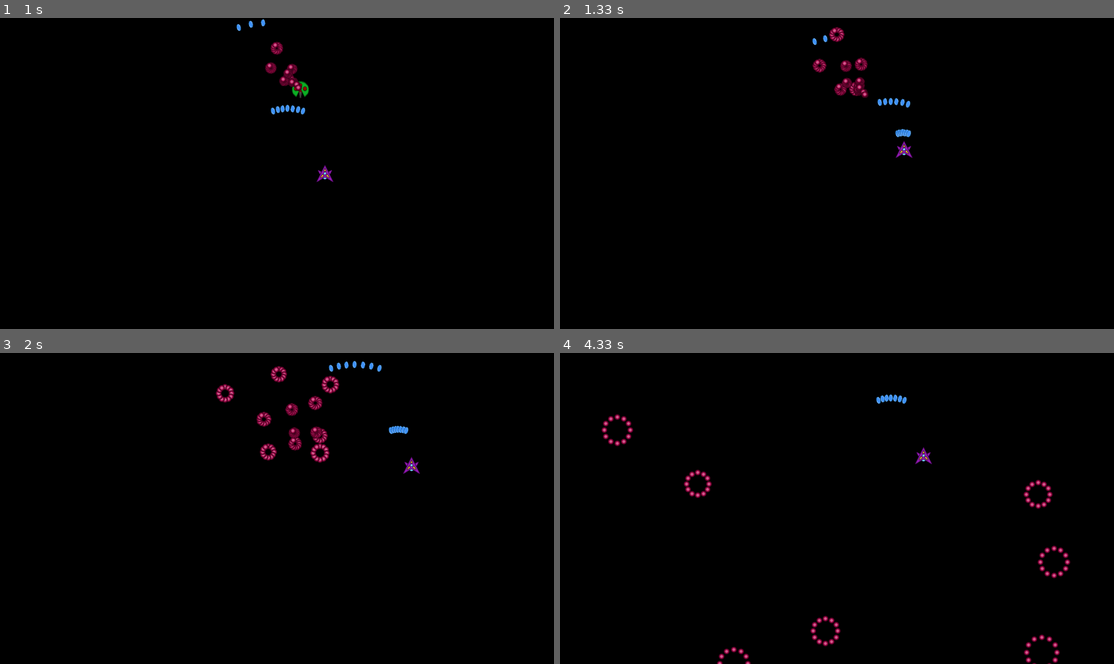
Above: before the commit, frames 1-4 (two rows, left to right).
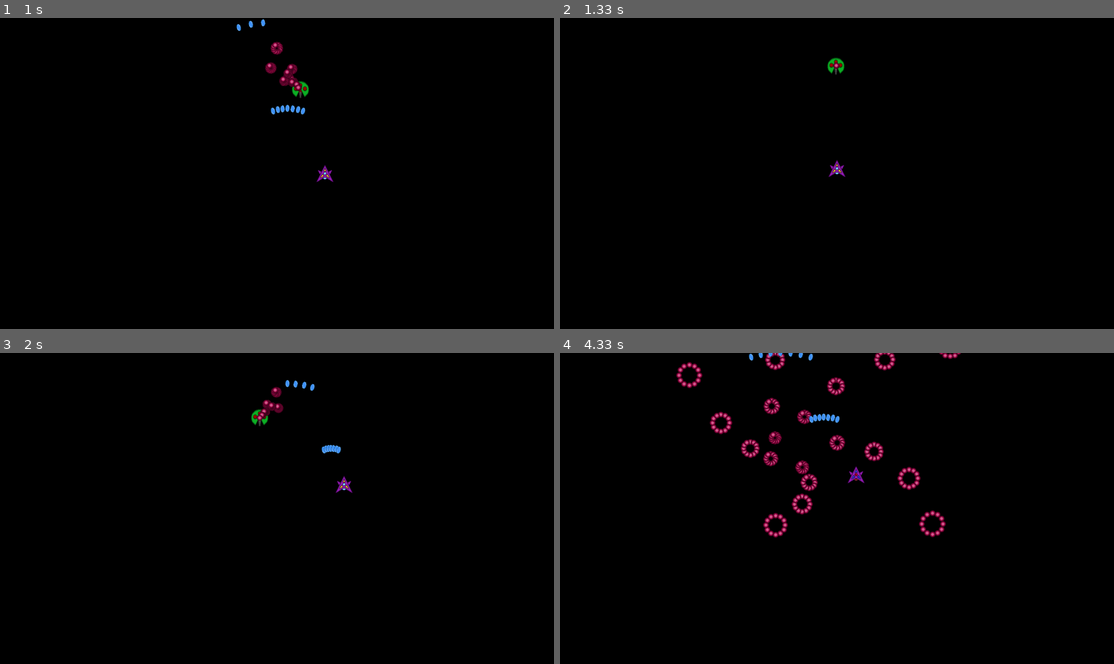
Above: after the commit, the same moments.

Repository: brendan-silva/Cosmic-bullet
Game: pygame game, started from test_level.py
Same seed, same stepped clock (60 frames per second), same inputs: the game is played once before the commit and once after it.
Inputs:
- Up to frame 1 (1 s): tap Z at 0.33, 0.73 s; hold Right from 0.67 s (still down)
- Up to frame 2 (1.33 s): tap Z at 1.03, 1.23 s; release Right at 1.13 s; hold Up from 1.17 s (still down)
- Up to frame 3 (2 s): release Up at 1.47 s; hold Right 1.5-1.97 s; tap Z at 1.57, 1.87 s
- Up to frame 4 (4.33 s): hold Left 2-2.53 s; tap Z at 2.07, 2.37, 2.63, 2.97, 3.27, 3.4, 3.8, 4.1 s; hold Down 2.57-2.87 s; hold Left 2.9-3.3 s; hold Up 3.33-3.7 s; hold Right from 3.73 s (still down)

Frame 1 is identical in both runs. In frame 2, 1.1% of the frame differs, in the area x 45-64%, y 2-52%; in frame 3, 1.9%; in frame 4, 4.1%, in the area x 7-93%, y 0-100%.

Commit message:
barebones implementation of seen transition and basic Test example

Diff:
--- a/engine.py
+++ b/engine.py
@@ -13,6 +13,7 @@
 scene_lib = {
 
     }
+scene_change = None
 loaded_scene = None
 
 
@@ -412,9 +413,12 @@
     loaded_scene.spawn(game_object)
 
 
-def main(loading: Scene):
+def main(loading:str,lib:dict):
     global loaded_scene
-    loaded_scene = loading
+    global scene_lib
+    global scene_change
+    scene_lib = lib
+    loaded_scene = scene_lib[loading]
     delta_time: float = 0
     fps = 60
     pygame.init()
@@ -450,6 +454,17 @@
                 del loaded_scene.objects[i]
             else:
                 i += 1
+        #test
+        end=0
+        for game_object in loaded_scene.objects:
+            if isinstance(game_object,enemy):
+                end+=1
+        if end == 0:
+            scene_change ='stage_2'
+        #test
+        if not (scene_change == None):
+            loaded_scene = scene_lib[scene_change]
+            scene_change = None
         pygame.display.flip()
         screen.fill((0, 0, 0))
         delta_time = clock.tick(fps) / 1000
--- a/test_level.py
+++ b/test_level.py
@@ -31,11 +31,35 @@
         ),
     )
     return new_scene
-
+def stage_2() -> Scene:
+    new_scene = Scene(
+        Player(),
+        enemy(
+            Transform2D(0, 300, 0),
+            pygame.image.load("Cosmic-bullet\Sprites\Enemy.png"),
+            [100, -135],
+            [10, 60],
+            10,
+            [
+                shotdata(
+                    Transform2D(0, 0, 0),
+                    pygame.image.load("Cosmic-bullet\Sprites\Enemy Bullet 1.png"),
+                    [10, 0],
+                    [100, 0],
+                    12,
+                    0.1,
+                    0,
+                    [0, 30, 0, 0],
+                    [0, 0, 0, 141],
+                )
+            ],
+        ),
+    )
+    return new_scene
 def main_menu() -> Scene:
     new_scene = Scene()
 
 #import os
 #os.chdir('C:/Users/kirin/Documents/GitHub')
 
-main(stage_1())
+main('stage_1',lib={'stage_1':stage_1(),'stage_2':stage_2()})
